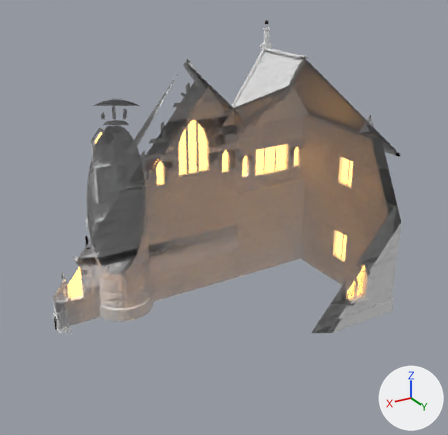
One commit to the FBX model GameClient/ArtSource/Silverbrook/NorthridgeHouse1/SilverbrookNorthridgeHouse1.fbx: the scene before it, then after it.
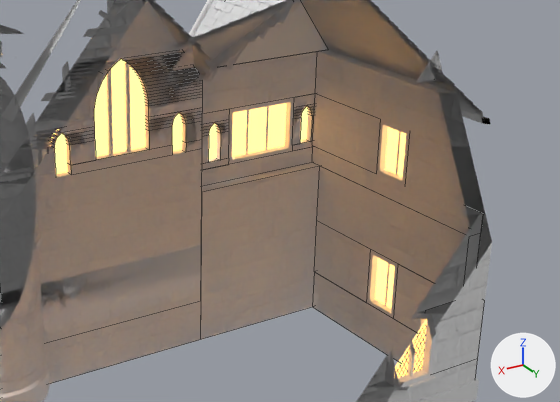
Old and new are each drawn whole from a 50 mm camera at (9.74, 16.91, 11.86) aimed at (-0.02, 0.64, 3.72) and again close up on the part from 28% to 98% of the width and 20% to 72% of the height. The axes (+X, +Y, +Z) are drawn at lower right. The lights are the same throughout. The older version's two pictures come first. The close-ups show mesh edges as thin lines. Everything nearer to the camera than a plane just in front of the edit is cut away.

The first close-up shows 'SM_SBNorthridgeHouse1_Details', 'SM_SBNorthridgeHouse1_Masonry', 'SM_SBNorthridgeHouse1_Plaster', 'SM_SBNorthridgeHouse1_Roof', 'SM_SBNorthridgeHouse1_Timber', 'SM_SBNorthridgeHouse1_Trim'.
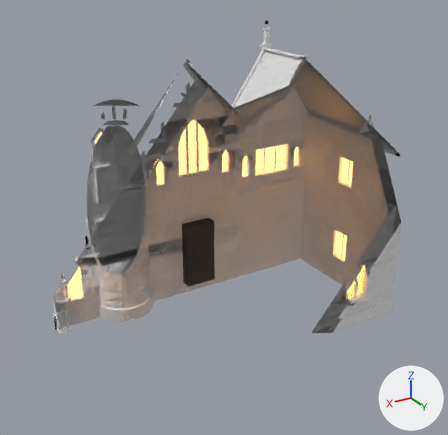
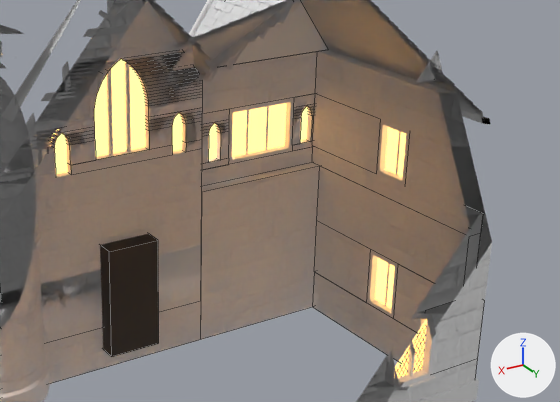
Changed parts and their boxes [x1, y1, x2, y2] in the close-ups (560 x 402 px):
'SM_SBNorthridgeHouse1_EntryRooms', added
    after: [100, 234, 159, 357]

What changed in the scene script:
```text
Add mat_sb_entryroom:
    mat_sb_entryroom = principled_material('SB_EntryRoom')
    mat_sb_entryroom.base_color = (0.05, 0.045, 0.04)  # dark grey #3f3c38
    mat_sb_entryroom.roughness = 0.95
Add me_sm_sbnorthridgehouse1_entryrooms:
    me_sm_sbnorthridgehouse1_entryrooms.from_pydata([(-0.6, -1.02, 0.45), (0.52, -1.02, 0.45), (0.52, -1.02, 2.84), (-0.6, -1.02, 2.84), (-0.6, -2.41, 0.45), (-0.6, -2.41, 2.84), (0.52, -2.41, 2.84), (0.52, -2.41, 0.45)], [], [(0, 1, 2, 3), (4, 0, 3, 5), (6, 2, 1, 7), (4, 7, 1, 0), (3, 2, 6, 5)])
    me_sm_sbnorthridgehouse1_entryrooms.materials.append(mat_sb_entryroom)  # dark grey #3f3c38
Add ob_sm_sbnorthridgehouse1_entryrooms:
    ob_sm_sbnorthridgehouse1_entryrooms = bpy.data.objects.new('SM_SBNorthridgeHouse1_EntryRooms', me_sm_sbnorthridgehouse1_entryrooms)
    ob_sm_sbnorthridgehouse1_entryrooms.location = (0.0, 0.0, 0.0)
```
